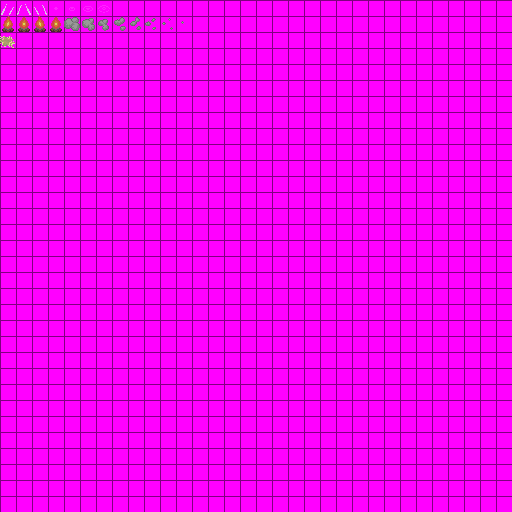
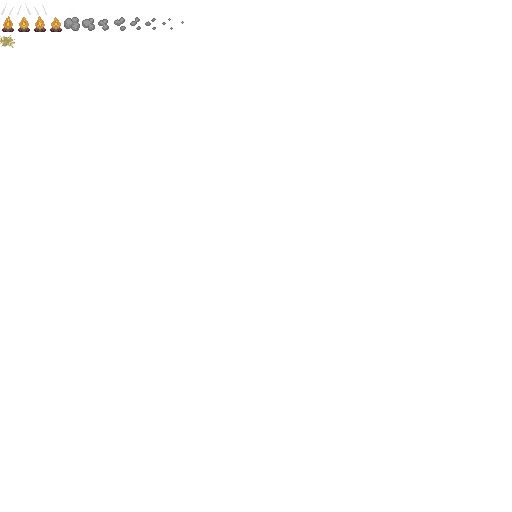
Two versions of the same layered image (512×512). Layer-by-layer changes:
painted on "effects" over (3, 16, 61, 29)
hid "raster" over (0, 0, 512, 512)
